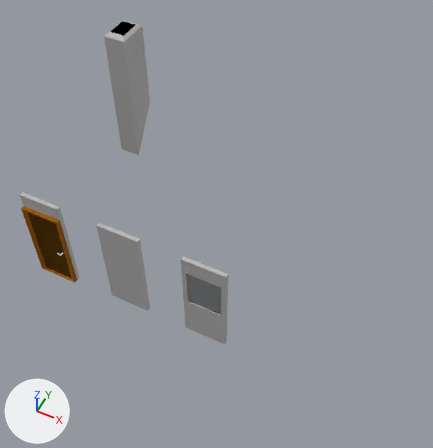
An edit to the Blender file public/models/low_poly_house/low_poly_house_3.blend, drawn before and after from the same camera.
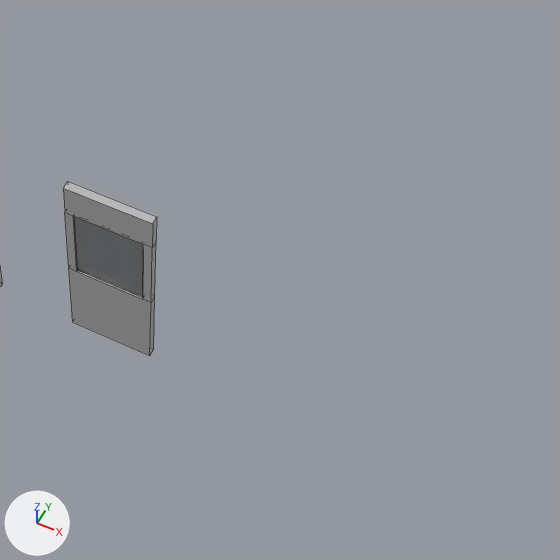
Each version appears first whole from a 50 mm lens placed at (7.95, -8.31, 11.84), pointed at (4.0, -0.43, 1.98), and next in a close-up on the part from 34% to 100% of the width and 37% to 100% of the height. Every picture has the same lights, and +X, +Y and +Z are marked at lower left. The close-ups show mesh edges as thin lines.

The first close-up shows 'window_glass', 'window_medium'.
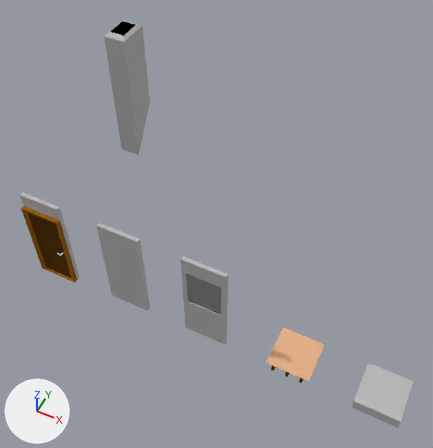
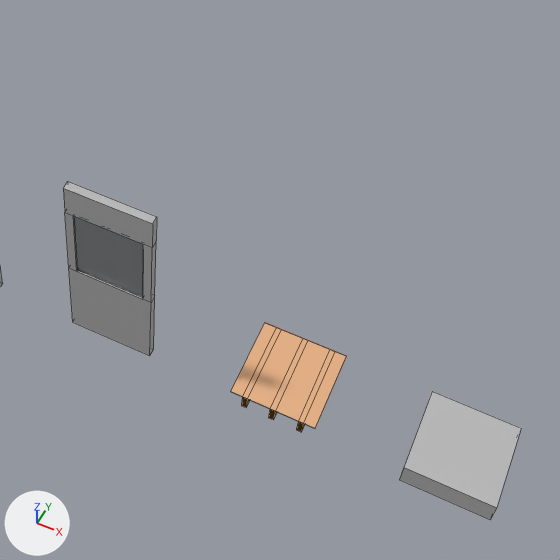
Where the change shows, as pixel boxes (x1, y1, x2, y2) in the close-ups (560 x 560 px):
'floor_concrete', added: after (399, 391, 521, 520)
'floor_wooden', added (beige): after (231, 322, 347, 428)
'rafters', added: after (241, 397, 305, 432)

Patch to the scene script:
```diff
--- a/public/models/low_poly_house/low_poly_house_3.blend.py
+++ b/public/models/low_poly_house/low_poly_house_3.blend.py
@@ mat_light_wood @@
+mat_light_wood = principled_material('light_wood')
+mat_light_wood.base_color = (0.8, 0.437, 0.229)  # beige #e7b184
@@ me_cube_012 @@
+me_cube_012.from_pydata(...)  # a box spanning x -1.0..0.0, y -1.002..0.002, z 0.0..0.3
+me_cube_012.materials.append(mat_lime_rendering)  # grey #bababa
@@ me_cube_005 @@
+me_cube_005.from_pydata(...)  # a box spanning x -1.001..0.001, y 0.0..1.0, z -0.01..0.0
+me_cube_005.materials.append(mat_light_wood)  # beige #e7b184
@@ me_cube_016 @@
+me_cube_016.from_pydata(...)  # a box spanning x -0.53..-0.47, y -1.0..0.0, z 0.01..0.21; a box spanning x -0.2..-0.14, y -1.0..0.0, z 0.01..0.21; a box spanning x -0.86..-0.8, y -1.0..0.0, z 0.01..0.21
+me_cube_016.materials.append(mat_dark_wood)  # brown #583805
@@ ob_floor_concrete @@
+ob_floor_concrete = bpy.data.objects.new('floor_concrete', me_cube_012)
+ob_floor_concrete.location = (9.0, -2.0, 0.0)
+ob_floor_concrete.rotation_euler = (-3.142, 0.0, 0.0)  # degrees (-180, 0, 0)
@@ ob_rafters @@
+ob_rafters = bpy.data.objects.new('rafters', me_cube_016)
+ob_rafters.parent = ob_floor_wooden
+ob_rafters.matrix_parent_inverse = Matrix(((1.0, 0.0, 0.0, -7.0), (0.0, 1.0, 0.0, 2.0), (0.0, 0.0, 1.0, 0.0), (0.0, 0.0, 0.0, 1.0)))
+ob_rafters.location = (7.0, -2.0, 0.0)
+ob_rafters.rotation_euler = (-3.142, 0.0, 0.0)  # degrees (-180, 0, 0)
@@ ob_floor_wooden @@
+ob_floor_wooden = bpy.data.objects.new('floor_wooden', me_cube_005)
+ob_floor_wooden.location = (7.0, -2.0, 0.0)
```
